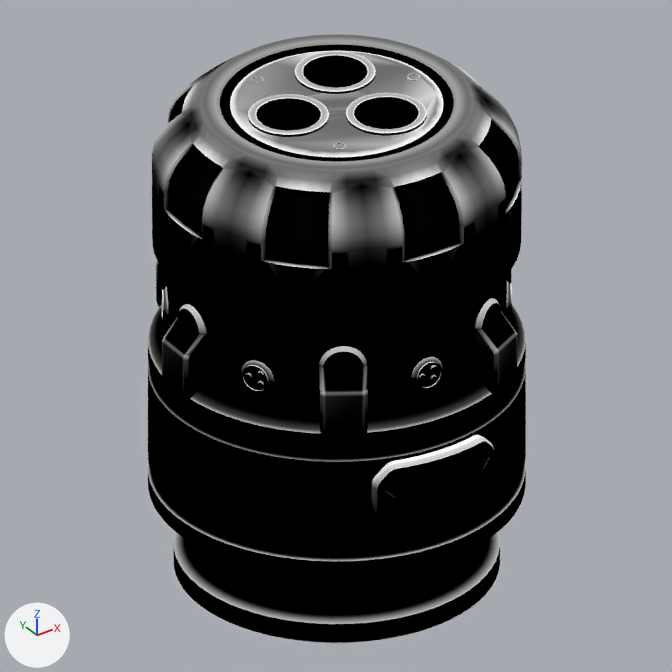
Before and after pictures for a commit that changed the Blender file addons/textools/resources/materials.blend.
Before and after are seen from the file's camera 'Camera.000'. The axes (+X, +Y, +Z) are drawn at lower left. The lights are the same throughout.

In view in the first picture: 'bake_gradient_z'.
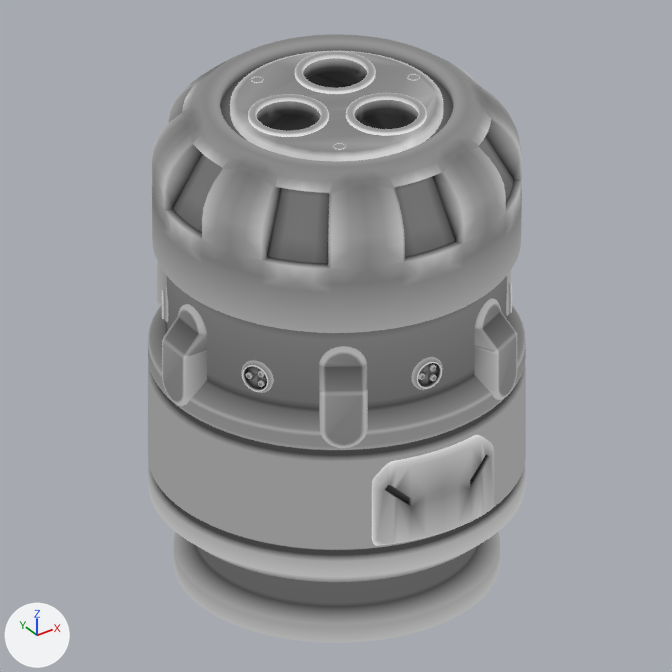
Location of each change, (x1, y1, x2, y2) in pixels of the pictures (672 x 672 px):
'bake_gradient_z', recoloured (black to grey): (148, 34, 526, 643) in both

Edits to the bpy script that builds the scene:
```text
Add mat_bake_id_element:
    mat_bake_id_element = bpy.data.materials.new('bake_id_element')
    mat_bake_id_element.use_nodes = True; mat_bake_id_element.node_tree.nodes.clear()
    _N = mat_bake_id_element.node_tree.nodes; _L = mat_bake_id_element.node_tree.links
    n0 = _N.new('ShaderNodeEmission'); n0.name = 'Emission'
    n1 = _N.new('ShaderNodeAttribute'); n1.name = 'Attribute'
    n1.attribute_name = 'Col'
    n2 = _N.new('ShaderNodeOutputMaterial'); n2.name = 'Material Output'
    _L.new(n1.outputs[0], n0.inputs[0])  # 'Color' to 'Color'
    _L.new(n0.outputs[0], n2.inputs[0])  # 'Emission' to 'Surface'
Change me_hard_surface_mesh_3018_003:
    where me_hard_surface_mesh_3018_003.from_pydata(...)  # 10917 vertices, 11995 faces; spans x -0.89..0.9, y -0.92..0.92, z -1.36..1.14
    remove me_hard_surface_mesh_3018_003.materials.append(mat_bake_dust)
    add me_hard_surface_mesh_3018_003.materials.append(mat_bake_id_element)
```
